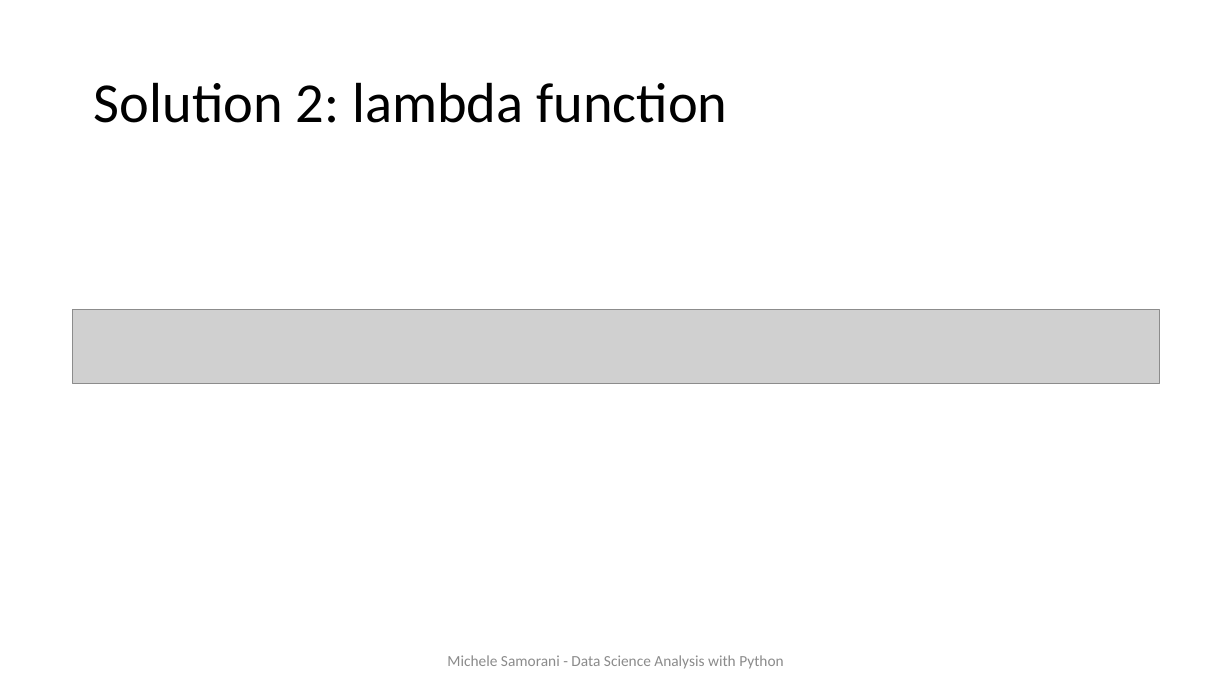
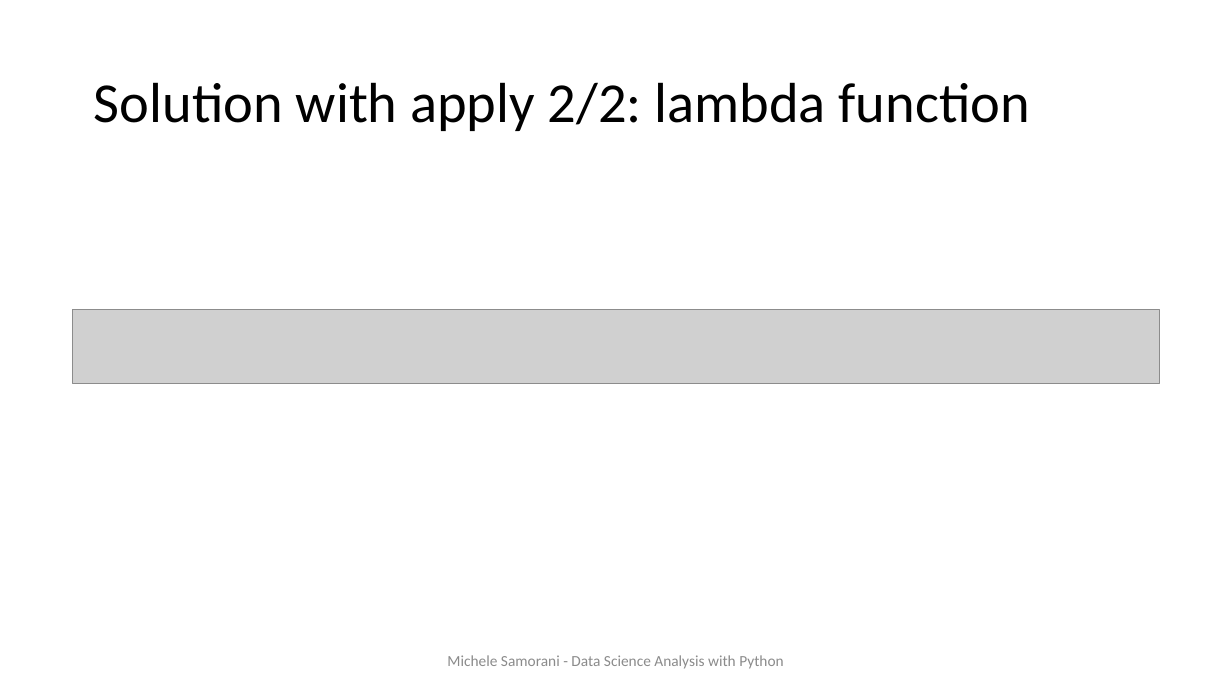
Before and after one commit to samorani/Data-Science-Analysis-with-Python, a slide deck: slide 21 of Module 5 -- cleaning and summary stats/Module 5 -- data cleaning.pptx. Drawn at 1232x693 pixels with LibreOffice and Linux fonts; fonts in the diff are those of the drawing; grey boxes stand for pictures. Boxes give left, top, right and bottom in pixels: in the first picture for what was removed or moved away, otherwise in the second. Text is boxed around its words. In the diff, an @@ line names an element or a change of style, - is before the commit and + after.

```diff
--- a/Module 5 -- cleaning and summary stats/Module 5 -- data cleaning.pptx
+++ b/Module 5 -- cleaning and summary stats/Module 5 -- data cleaning.pptx
@@ title at bbox=[94, 82, 1030, 131]: text changed @@
-Solution 2: lambda function
+Solution with apply 2/2: lambda function
```
Also in this commit, not shown: 4 other slides changed, 2 slides added, 3 other files.
